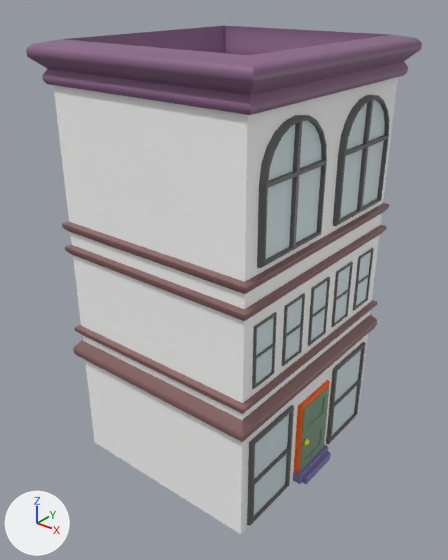
What one commit did to the FBX model MavenAdventure/Assets/Models/Buildings/Building_3/Building_3.fbx.
Camera for both pictures: a 50 mm camera at (0.301, -0.153, 0.398) aimed at (0.0, 0.223, 0.165). The axes (+X, +Y, +Z) are drawn at lower left. The lights are the same throughout. Where no turn or scale is listed for an object, it has been applied to the vertices.

Names of what the first picture shows: 'Building_Type_Base', 'Door_Frame_Type_2', 'Door_Type_5', 'Molding_Type_2', 'Molding_Type_4', 'Molding_Type_5', 'Molding_Type_6', 'Step_Type_1', 'Top_Type_5', 'Window_11', 'Window_12', 'Window_21', 'Window_22', 'Window_23', 'Window_24', 'Window_25', 'Window_Type_10', 'Window_Type_9'.
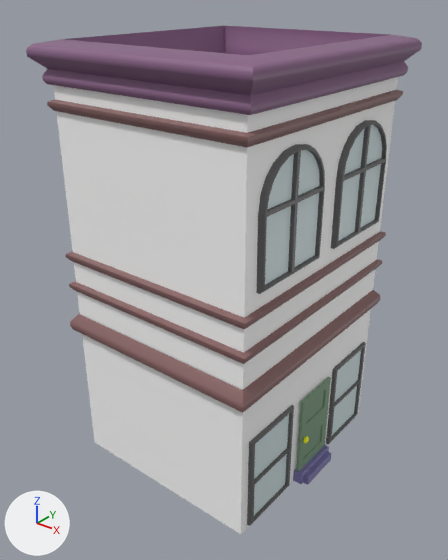
Commit message: Building updates, ui updates

Where the newer file only moved an object's origin or applied its transform, the numbers keep the older frame.

Pixel boxes (x1, y1, x2, y2) of what changed, in the pictures (448 x 560 px):
'Molding_Type_5', moved: before (73, 315, 377, 442); after (70, 290, 381, 413)
'Window_11', moved: before (257, 115, 327, 268); after (256, 144, 325, 294)
'Molding_Type_4', moved: before (65, 225, 387, 321); after (47, 89, 403, 148)
'Molding_Type_2', moved: before (62, 203, 389, 294); after (66, 231, 386, 329)
'Window_12', moved: before (333, 95, 389, 226); after (331, 120, 387, 249)
'Molding_Type_6', moved: before (75, 300, 377, 414); after (69, 259, 382, 364)
'Door_Type_5', moved, rescaled (16% wider, 12% taller): before (299, 386, 329, 471); after (296, 377, 331, 472)
'Window_21', deleted: before (252, 312, 277, 389)
'Window_22', deleted: before (282, 293, 305, 366)
'Window_23', deleted: before (308, 277, 330, 346)
'Window_24', deleted: before (331, 261, 353, 327)
'Window_25', deleted: before (353, 248, 374, 310)
'Door_Frame_Type_2', deleted: before (294, 380, 330, 473)
'Step_Type_1', moved, rescaled: before (293, 445, 328, 484); after (293, 445, 329, 484)
'Knob_Type_1', moved, rescaled (17% wider, 12% taller): before (304, 439, 309, 446); after (303, 436, 309, 444)

The change, as a diff of the scene's bpy script:
```diff
--- a/MavenAdventure/Assets/Models/Buildings/Building_3/Building_3.fbx.py
+++ b/MavenAdventure/Assets/Models/Buildings/Building_3/Building_3.fbx.py
@@ ob_molding_type_2 @@
 ob_molding_type_2.parent = ob_building_type_3
-ob_molding_type_2.location = (0.0556, 22.05, 1.39)
+ob_molding_type_2.location = (0.0556, 19.43, 1.39)
@@ ob_window_12 @@
 ob_window_12 = bpy.data.objects.new('Window_12', me_mesh_003)
-ob_window_12.location = (0.0881, 0.2802, 0.2755)
+ob_window_12.location = (0.0881, 0.2802, 0.2568)
@@ ob_window_11 @@
 ob_window_11 = bpy.data.objects.new('Window_11', me_mesh_002)
-ob_window_11.location = (0.0881, 0.1827, 0.2755)
+ob_window_11.location = (0.0881, 0.1827, 0.2568)
@@ ob_door_frame_type_2 @@
-ob_door_frame_type_2 = bpy.data.objects.new('Door_Frame_Type_2', me_mesh_019)
-ob_door_frame_type_2.location = (0.0881, 0.2336, 0.0412)
@@ ob_molding_type_6 @@
 ob_molding_type_6.parent = ob_building_type_3
-ob_molding_type_6.location = (0.0556, 12.52, 1.39)
+ob_molding_type_6.location = (0.0556, 16.71, 1.39)
@@ ob_window_21 @@
-ob_window_21 = bpy.data.objects.new('Window_21', me_mesh_004)
-ob_window_21.location = (0.0879, 0.1574, 0.1605)
@@ ob_step_type_1 @@
 ob_step_type_1.parent = ob_steps
-ob_step_type_1.location = (8.806, 0.0349, 1.216)
-ob_step_type_1.scale = (0.986, 0.986, 0.986)
+ob_step_type_1.location = (8.806, 0.0349, 1.238)
+ob_step_type_1.scale = (1.09, 1.09, 1.09)
@@ ob_molding_type_4 @@
 ob_molding_type_4 = bpy.data.objects.new('Molding_Type_4', me_mesh_013)
-ob_molding_type_4.location = (0.0006, 0.232, 0.2005)
+ob_molding_type_4.location = (0.0006, 0.232, 0.3152)
@@ ob_window_25 @@
-ob_window_25 = bpy.data.objects.new('Window_25', me_mesh_008)
-ob_window_25.location = (0.0879, 0.3071, 0.1605)
@@ ob_window_22 @@
-ob_window_22 = bpy.data.objects.new('Window_22', me_mesh_005)
-ob_window_22.location = (0.0879, 0.1949, 0.1605)
@@ ob_molding_type_5 @@
 ob_molding_type_5 = bpy.data.objects.new('Molding_Type_5', me_mesh_016)
-ob_molding_type_5.location = (0.0006, 0.2324, 0.1071)
+ob_molding_type_5.location = (0.0006, 0.2324, 0.1332)
@@ ob_window_23 @@
-ob_window_23 = bpy.data.objects.new('Window_23', me_mesh_006)
-ob_window_23.location = (0.0879, 0.2319, 0.1605)
@@ ob_door_type_5 @@
 ob_door_type_5.parent = ob_building_type_3
-ob_door_type_5.location = (9.371, 4.415, 1.224)
-ob_door_type_5.scale = (0.782, 0.782, 0.782)
+ob_door_type_5.location = (9.371, 4.834, 1.224)
+ob_door_type_5.scale = (0.862, 0.862, 0.862)
@@ ob_window_24 @@
-ob_window_24 = bpy.data.objects.new('Window_24', me_mesh_007)
-ob_window_24.location = (0.0879, 0.2694, 0.1605)
```
